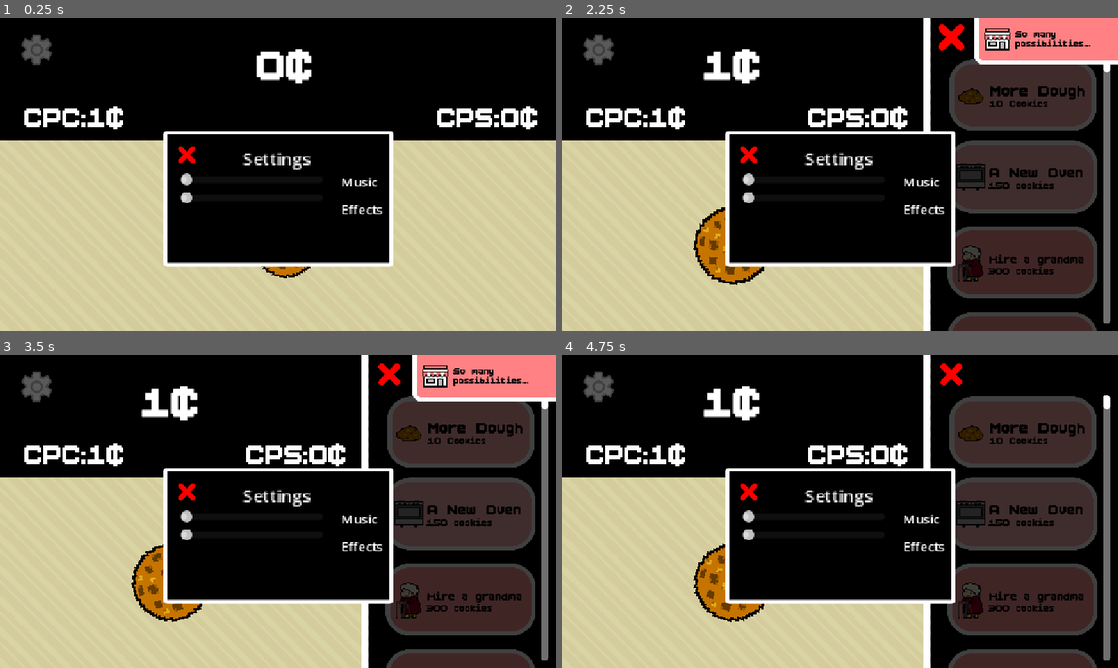
Above: before the commit, frames 1-4 (two rows, left to right).
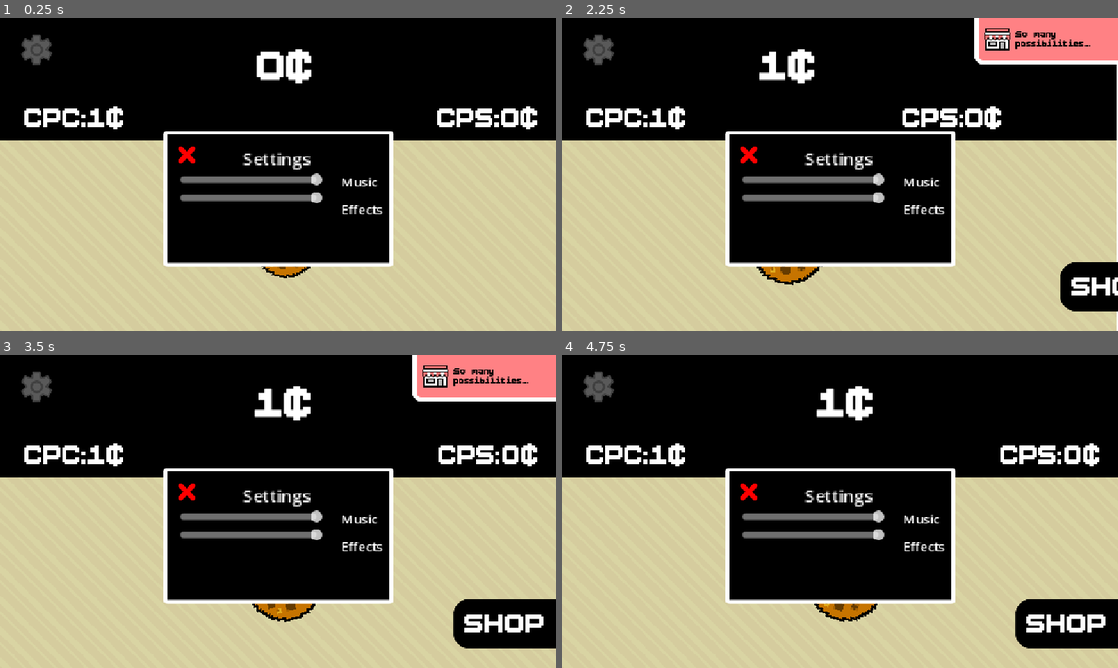
Above: after the commit, the same moments.

Repository: ashmitiscodingpython/sparkle-milkyway
Game: Godot game, scene res://scenes/main.tscn
The game is run twice, just before and just after one commit, with the same random seed, the same clock (stepped at 60 frames per second) and the same inputs.
Inputs (mouse positions are in pixels of both pictures, inside the frame that each line leads up to):
- Up to frame 1 (0.25 s): no input
- Up to frame 2 (2.25 s): tap Enter at 0.5 s; move the mouse to (851, 243) at 0.52 s; hold Right 0.53-1.28 s; tap Alt at 0.6, 2.1 s; click (851, 243) at 0.67 s; move the mouse to (1084, 287) at 1.27 s; hold Down 1.28-2.03 s; tap Shift at 1.35 s; click (1084, 287) at 1.42 s; move the mouse to (951, 36) at 2.02 s; hold Right from 2.03 s (still down); click (951, 36) at 2.17 s
- Up to frame 3 (3.5 s): move the mouse to (461, 433) at 2.77 s; release Right at 2.78 s; hold Up from 2.78 s (still down); tap Shift at 2.85 s; click (461, 433) at 2.92 s
- Up to frame 4 (4.75 s): move the mouse to (1023, 514) at 3.52 s; release Up at 3.53 s; hold Left from 3.53 s (still down); tap Alt at 3.6 s; click (1023, 514) at 3.67 s; move the mouse to (1023, 599) at 4.27 s; tap Shift at 4.35 s; click (1023, 599) at 4.42 s

The runs differ from the first frame. In frame 1, 1.2% of the frame differs, in the area x 32-58%, y 49-60%; in frame 2, 30%, in the area x 23-100%, y 0-100%; in frame 3, 29%; in frame 4, 29%.

Commit message:
Hourly commit - finished close script and worked on audio settings

Diff:
--- a/scenes/main.tscn
+++ b/scenes/main.tscn
@@ -61,6 +61,7 @@
 [ext_resource type="Script" uid="uid://cq5oodfyukcvl" path="res://scenes/settings.gd" id="60_e755i"]
 [ext_resource type="Texture2D" uid="uid://b7vwkyoadp6i5" path="res://images/settings.png" id="60_kf5aa"]
 [ext_resource type="Script" uid="uid://y8d684cajolv" path="res://scenes/alt.gd" id="60_t5ykj"]
+[ext_resource type="Script" uid="uid://owoi2dvojj8a" path="res://scenes/settings_prompt.gd" id="62_e755i"]
 
 [sub_resource type="ShaderMaterial" id="ShaderMaterial_0loja"]
 shader = ExtResource("53_o7ddy")
@@ -882,6 +883,7 @@
 position = Vector2(576, 368.17)
 scale = Vector2(1.65, 1.5)
 texture = ExtResource("23_pm3ni")
+script = ExtResource("62_e755i")
 
 [node name="Label" type="Label" parent="SettingsPrompt"]
 offset_left = -45.4545
@@ -891,19 +893,23 @@
 scale = Vector2(1.375, 1.375)
 text = "Settings"
 
-[node name="HSlider" type="HSlider" parent="SettingsPrompt"]
+[node name="Music" type="HSlider" parent="SettingsPrompt"]
 offset_left = -123.03
 offset_top = -32.1133
 offset_right = 56.9697
 offset_bottom = -16.1133
 scale = Vector2(1, 1.15)
-
-[node name="HSlider2" type="HSlider" parent="SettingsPrompt"]
+max_value = 1.0
+value = 1.0
+
+[node name="Effects" type="HSlider" parent="SettingsPrompt"]
 offset_left = -123.03
 offset_top = -7.44668
 offset_right = 56.9697
 offset_bottom = 8.55332
 scale = Vector2(1, 1.15)
+max_value = 1.0
+value = 1.0
 
 [node name="Label2" type="Label" parent="SettingsPrompt"]
 offset_left = 78.7879
--- a/scenes/settings.gd
+++ b/scenes/settings.gd
@@ -1,6 +1,7 @@
 extends Area2D
 
 var mouse = false
+@onready var game = %GameManager
 @onready var sprite = $"./Settings"
 
 func _process(_delta: float) -> void:
@@ -12,7 +13,7 @@
 
 func _input(event: InputEvent) -> void:
 	if event is InputEventMouseButton and event.pressed and mouse:
-		print("open")
+		game.settings = true
 		scale -= Vector2(0.5, 0.5)
 
 func _on_mouse_entered() -> void:
--- /dev/null
+++ b/scenes/settings_prompt.gd
@@ -0,0 +1,4 @@
+extends Sprite2D
+
+func _process(_delta: float) -> void:
+	pass
--- a/scripts/close.gd
+++ b/scripts/close.gd
@@ -22,14 +22,14 @@
 
 func _input(event: InputEvent) -> void:
 	if event is InputEventMouseButton and event.pressed:
-		if mouse:
+		if mouse and factory:
 			game_manager.facset = false
-		elif mouse:
+		elif mouse and shop:
 			game_manager.open = false
-		elif mouse:
+		elif mouse and black:
 			game_manager.black = false
-		elif mouse:
-			game_manager.factory_color_prompt = false
+		elif mouse and settings:
+			game_manager.settings = false
 
 func _on_mouse_entered() -> void:
 	mouse = true
--- a/scripts/game_manager.gd
+++ b/scripts/game_manager.gd
@@ -45,6 +45,10 @@
 var golde = false
 var leftear = false
 var rightear = 0
+var settings = false
+var effect_vol = 1
+var effects: Array[AudioStreamPlayer2D]
+var norms = []
 
 func achievement() -> void:
 	$"../AchievementSound".play()
@@ -52,11 +56,21 @@
 func lav() -> void:
 	minus = startime
 
+func _ready() -> void:
+	effects = [$"../AchievementSound", $"../ClickEffect", $"../GoldEffect", $"../PurchaseEffect", $"../HissEffect"]
+	for effect in effects:
+		print(effect)
+		norms.append(effect.volume_db)
+
 func add_factory() -> void:
 	factories += 1
 	factory.visible = true
 
 func _process(_delta: float) -> void:
+	var i = 0
+	for effect in effects:
+		effect.volume_db = norms[i] * effect_vol
+		i += 1
 	if stars == 18 and !eighteen:
 		eighteen = true
 		var achieve = load("res://scenes/achievement.tscn").instantiate()
Not shown: 1 places in scenes/main.tscn that only renumber resources
Not shown, added: scenes/settings_prompt.gd.uid
